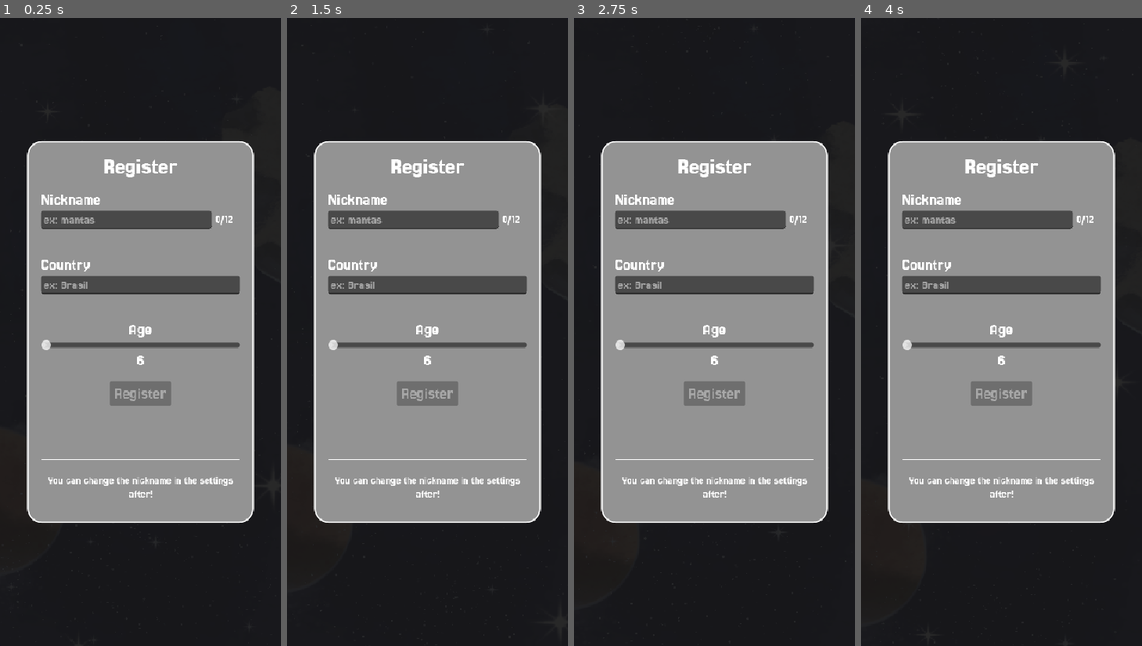
Above: before the commit, frames 1-4 (left to right).
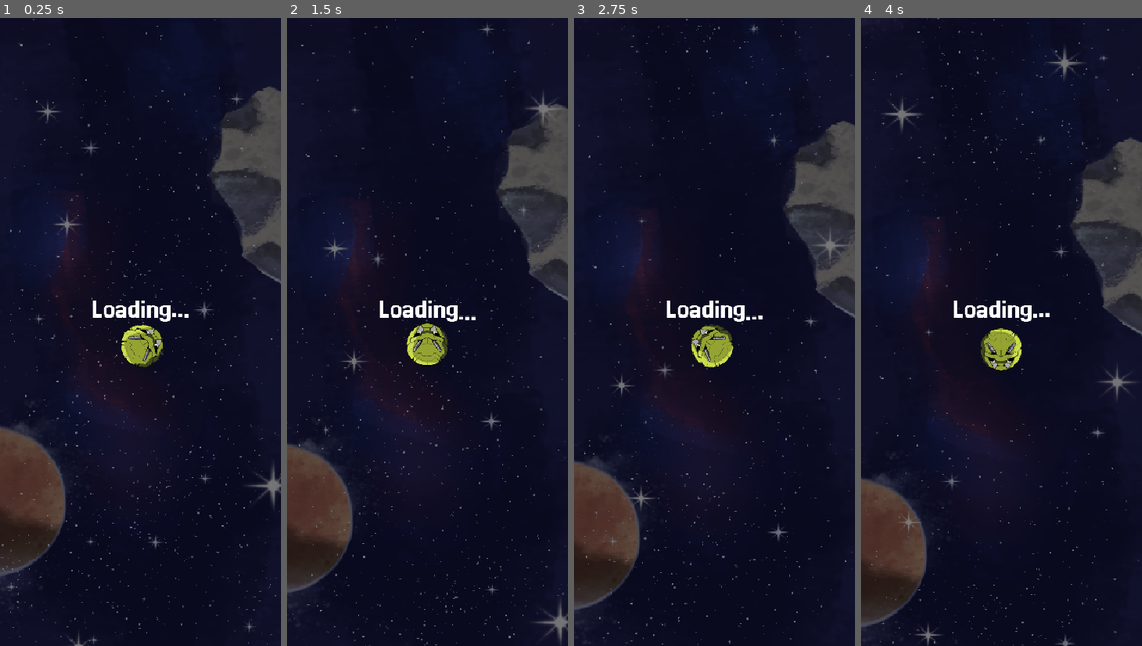
Above: after the commit, the same moments.

Repository: Juawo/space-shooter
Game: Godot game, scene res://scenes/ui/boot_scene/boot_scene.tscn
The game is run twice, just before and just after one commit, with the same random seed, the same clock (stepped at 60 frames per second) and the same inputs.
Inputs (mouse positions are in pixels of both pictures, inside the frame that each line leads up to):
- Up to frame 1 (0.25 s): no input
- Up to frame 2 (1.5 s): move the mouse to (489, 300) at 0.52 s; hold Right (ui_right) 0.53-1.28 s; click (489, 300) at 0.67 s; move the mouse to (371, 363) at 1.27 s; hold Left (ui_left) from 1.28 s (still down)
- Up to frame 3 (2.75 s): move the mouse to (742, 193) at 2.02 s; release Left (ui_left) at 2.03 s; hold Right (ui_right) from 2.03 s (still down)
- Up to frame 4 (4 s): move the mouse to (987, 457) at 2.77 s; click (987, 457) at 2.92 s; move the mouse to (1085, 426) at 3.52 s; release Right (ui_right) at 3.53 s; hold Left (ui_left) from 3.53 s (still down)

The runs differ from the first frame. In frame 1, 54% of the frame differs, in the area x 0-100%, y 0-100%; in frame 2, 54%; in frame 3, 54%; in frame 4, 55%.

Commit message:
feat: implement high score synchronization logic and signals

Diff:
--- a/scripts/game/api-manager.gd
+++ b/scripts/game/api-manager.gd
@@ -4,6 +4,8 @@
 signal play_registered(data:bool, code)
 signal nickname_updated(response_code)
 signal latest_version_received(data)
+signal highscore_sync_completed
+signal high_score_sended()
 
 var API_URL_BASE := "https://madalyn-thoroughgoing-continuedly.ngrok-free.dev/"
 var headers_base = ["Content-Type: application/json"]
@@ -11,7 +13,6 @@
 
 func _ready() -> void:
 	process_mode = Node.PROCESS_MODE_ALWAYS
-	SaveManager.loaded_data.connect(on_loaded_data)
 	_load_configs()
 	get_latest_version()
 
@@ -23,15 +24,46 @@
 		print("Load network configurations sucessfuly")
 	else :
 		print("Network configuration file not found. Using development configuration.")
+#
+#func on_loaded_data():
+	#if SaveManager.player_id == "" or SaveManager.player_id == null:
+		#var scene = register_scene.instantiate()
+		#var ui_layer = get_tree().current_scene.find_child("UI")
+		#if ui_layer:
+			#ui_layer.add_child(scene)
+		#else:
+			#get_tree().current_scene.add_child(scene)
 
-func on_loaded_data():
-	if SaveManager.player_id == "" or SaveManager.player_id == null:
-		var scene = register_scene.instantiate()
-		var ui_layer = get_tree().current_scene.find_child("UI")
-		if ui_layer:
-			ui_layer.add_child(scene)
-		else:
-			get_tree().current_scene.add_child(scene)
+func sync_high_score() -> void :
+	var request = HTTPRequest.new()
+	add_child(request)
+	request.request_completed.connect(_on_sync_high_score_completed.bind(request))
+	# Player not registered or don't have any high score in the server
+	if SaveManager.player_id.is_empty() && SaveManager.score_id.is_empty() :
+		highscore_sync_completed.emit()
+		return
+	var url = API_URL_BASE + "api/HighScore/%s/%s" % [SaveManager.player_id, SaveManager.score_id]
+	var err = request.request(url, headers_base, HTTPClient.METHOD_GET)
+	if err != OK:
+		printerr("GET Sync High Score - Erro ao iniciar a requisicao HTTP")
+		highscore_sync_completed.emit()
+
+@warning_ignore("unused_parameter")
+func _on_sync_high_score_completed(result, response_code, headers, body, request_node) :
+	print("Status code LV : " + str(response_code))
+	if response_code == 200:
+		var json = JSON.parse_string(body.get_string_from_utf8())
+		if json.has("value") :
+			if SaveManager.high_score > json["value"] :
+				register_high_score(SaveManager.high_score)
+				request_node.queue_free()
+				return
+			if SaveManager.high_score < json["value"]:
+				SaveManager.high_score = json["value"]
+				SaveManager.save_data()
+
+	highscore_sync_completed.emit()
+	request_node.queue_free()
 
 func get_latest_version():
 	var request = HTTPRequest.new()
@@ -102,10 +134,10 @@
 		if json and json.has("highScoreId"):
 			SaveManager.score_id = json.highScoreId
 			SaveManager.save_data()
-			print("Novo HighScore criado!")
 
 	elif response_code == 204:
 		print("HighScore atualizado com sucesso (PUT)!")
+	highscore_sync_completed.emit()
 	request_node.queue_free()
 
 func get_leaderboard():
